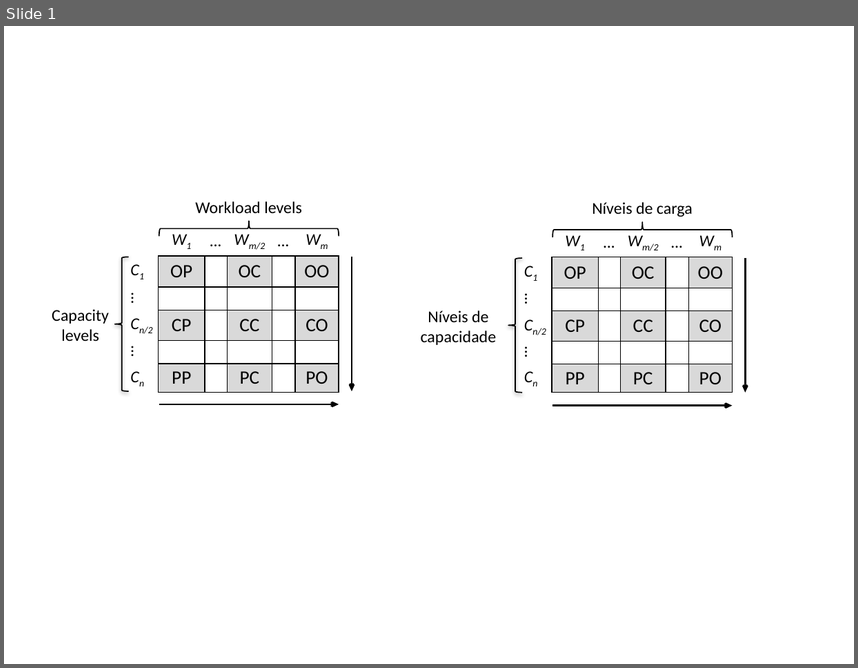
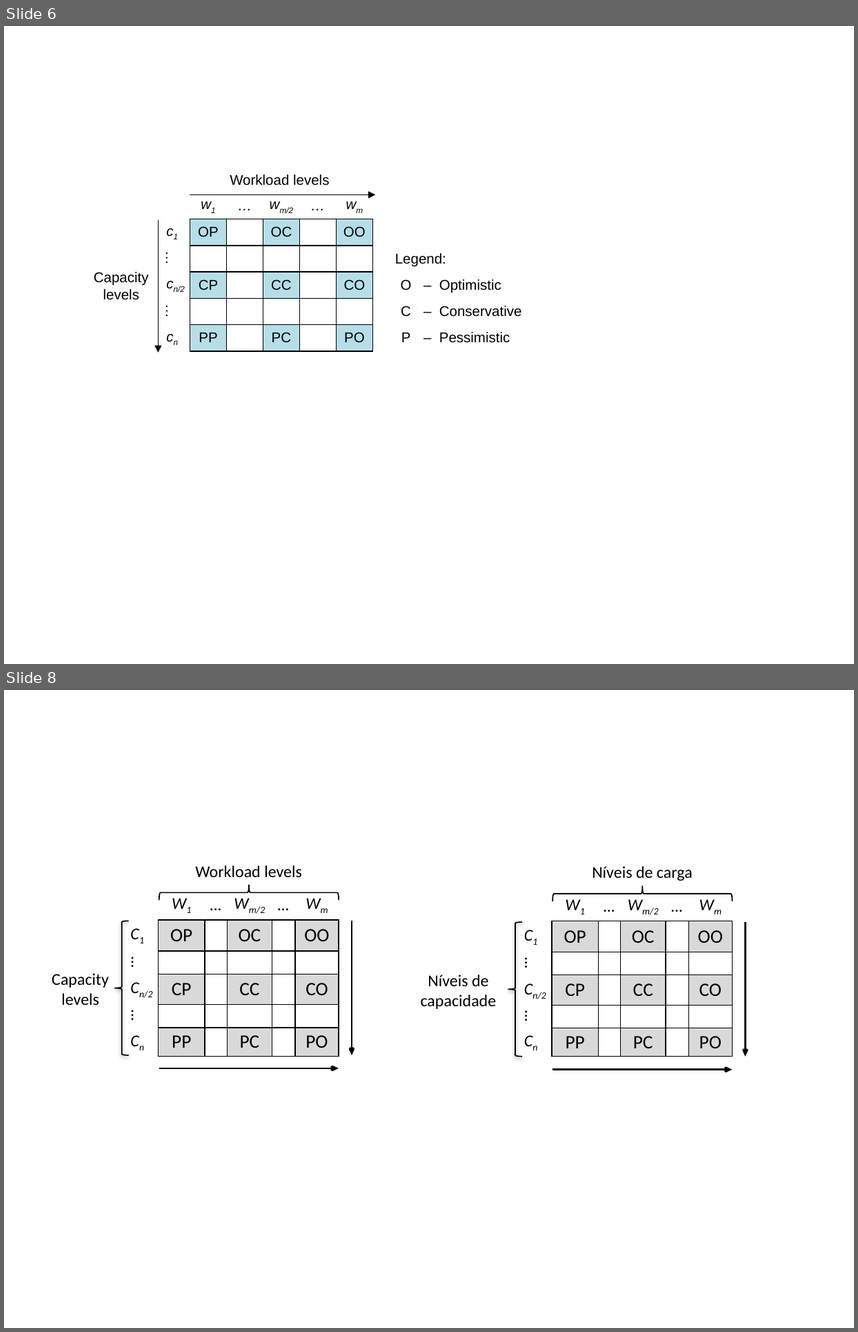
Before and after one commit to marcelocg/Dissertacao, a slide deck: Diagramas/cloud-capacitor-figuras.pptx. Shown one above the other, each under a label of ours: slide 1 before the commit, slides 6 and 8 after it; the slides between them are not shown. The pictures are 858x668 and 858x1332 pixels, drawn with LibreOffice and Linux fonts; fonts in the diff are those of the drawing. Boxes give left, top, right and bottom in pixels: in the first picture for what was removed or moved away, otherwise in the second. Text is boxed around its words. In the diff, an @@ line names an element or a change of style, - is before the commit and + after.

```diff
--- a/Diagramas/cloud-capacitor-figuras.pptx
+++ b/Diagramas/cloud-capacitor-figuras.pptx
@@ slide 6 added at <box>4,26,854,664</box>, background #FFFFFF @@
@@ text added at <box>230,174,329,185</box>, 12 pt, text #000000 @@
+Workload levels
@@ table added at <box>163,192,530,352</box>, 6 rows, 9 columns @@
+ | w1 | … | wm/2 | … | wm |  |  | 
+c1 | OP |  | OC |  | OO |  |  | 
+… |  |  |  |  |  |  | Legend: | 
+cn/2 | CP |  | CC |  | CO |  | O | – Optimistic
+… |  |  |  |  |  |  | C | – Conservative
+cn | PP |  | PC |  | PO |  | P | – Pessimistic
@@ arrow added from (190, 194) to (375, 194), #000000 1 pt @@
@@ arrow added from (158, 220) to (158, 352), #000000 1 pt @@
@@ text added at <box>94,272,149,300</box>, 12 pt, text #000000 @@
+Capacity levels
@@ what was slide 1 is now slide 8 @@
```
Also in this commit, not shown: 3 slides changed, 9 other slides added, 13 other files.
